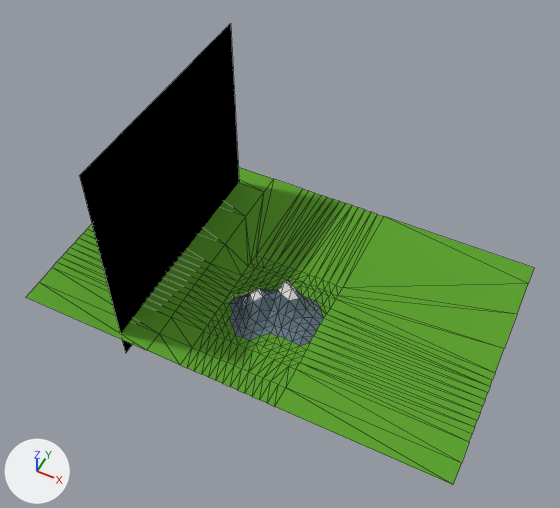
The Blender file HackathonTShirt.blend as it was, and as the next commit left it.
Camera for both pictures: a camera (50 mm lens) standing at (29.6, -55.6, 82.3) and looking at (0.3, 3.1, 9.0). Arrows for +X, +Y and +Z are at lower left; the lights stay in place. Mesh edges are drawn as thin lines.

The first picture shows 'Plane', 'World'.
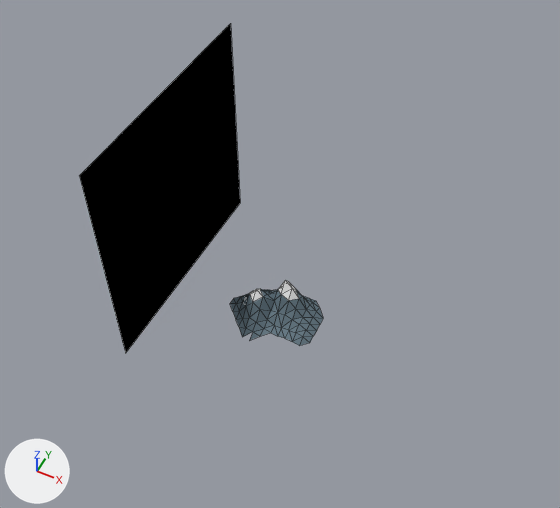
Location of each change, (x1, y1, x2, y2) in pixels of the pictures (560 x 508 px):
'World', reshaped (82% narrower, 79% shorter): before (26, 167, 534, 485); after (230, 281, 323, 346)
part 1 of me_plane_001, deleted (green): before (26, 167, 534, 485)

Edits to the bpy script that builds the scene:
```text
Change me_plane_001:
    used by ob_world; location = (0.0, 0.0, 0.0); scale = (8.19, 8.19, 8.19)
    remove me_plane_001.from_pydata(...)  # 299 vertices, 531 faces; spans x -3.74..3.62, y -1.47..2.91, z -0.02..0.84
    remove me_plane_001.materials.append(mat_ground)  # green #5fa333
    add me_plane_001.from_pydata(...)  # 102 vertices, 171 faces; spans x -0.62..0.88, y -0.62..0.51, z 0.04..0.84
    me_plane_001 part 1
    197 vertices are removed from x -3.74..3.62, y -1.47..2.91, z -0.02..0.09
    360 faces are deleted
```
